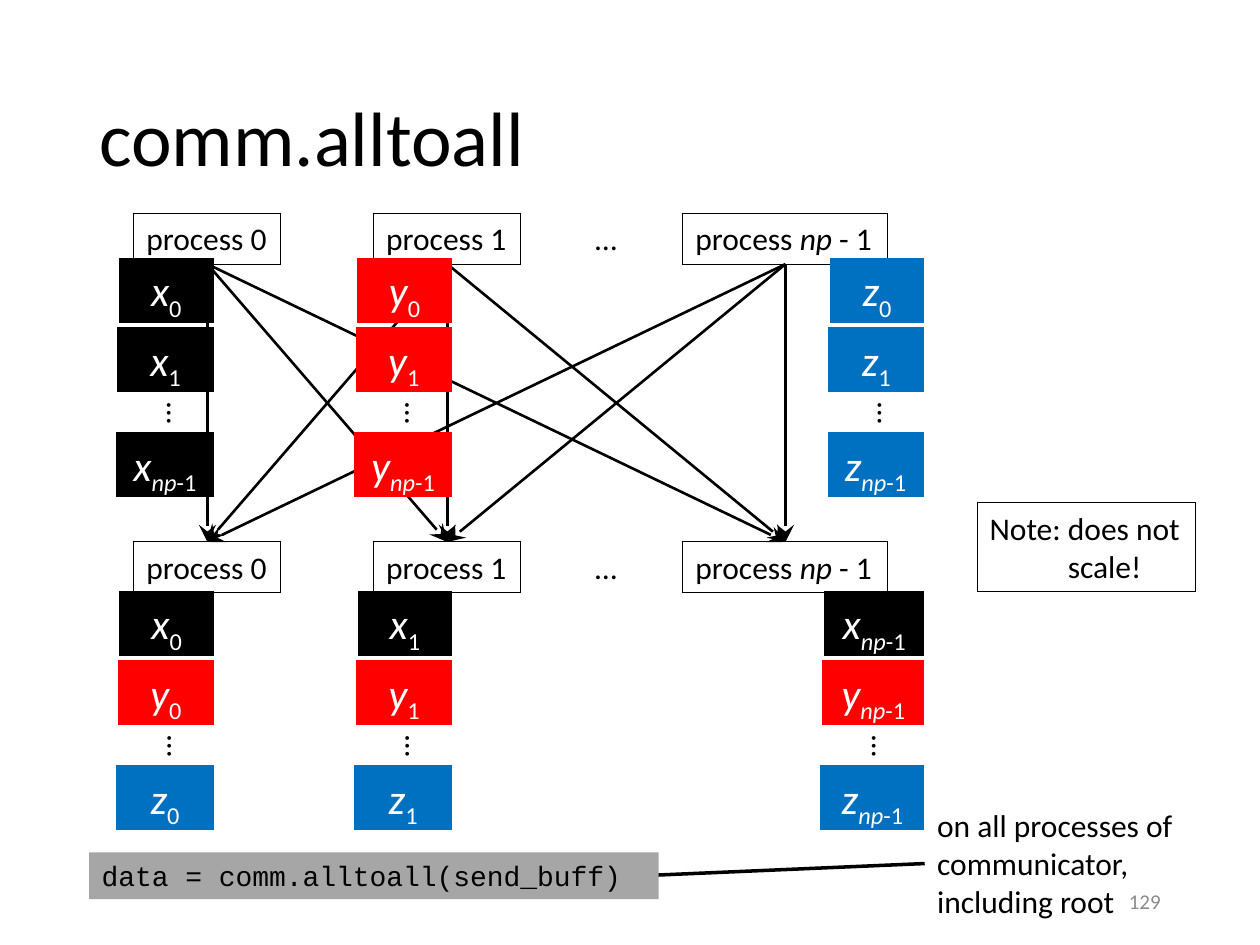
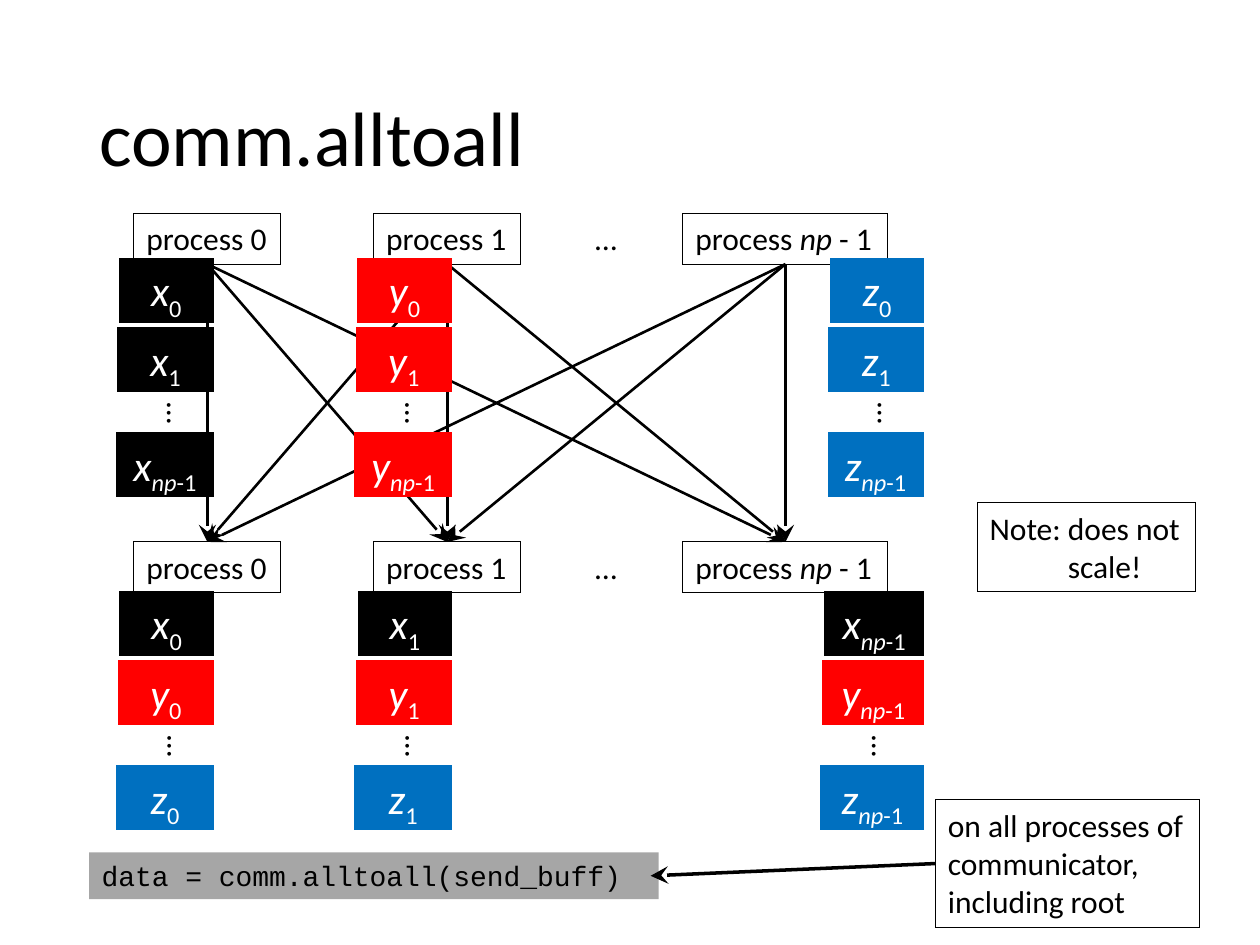
Before and after one commit to gjbex/training-material, a slide deck: slide 129 of Python/python_hpc.pptx. Drawn at 1260x945 pixels with LibreOffice and Linux fonts; fonts in the diff are those of the drawing. Boxes give left, top, right and bottom in pixels: in the first picture for what was removed or moved away, otherwise in the second. Text is boxed around its words. In the diff, an @@ line names an element or a change of style, - is before the commit and + after.

```diff
--- a/Python/python_hpc.pptx
+++ b/Python/python_hpc.pptx
@@ rectangle "on all processes of communicator, ...": place and size @@
-rectangle "on all processes of communicator, ..." at [937,815,1172,919]
+rectangle "on all processes of communicator, ..." at [935,800,1198,927]
@@ rectangle "on all processes of communicator, ..." at [935,800,1198,927]: fill none to #FFFFFF; outline none to #000000 0.75 pt @@
@@ arrow moved from (925, 863) - (640, 876) to (935, 863) - (650, 876) @@
@@ page number removed at [1129,895,1161,909] @@
-129
```
Also in this commit, not shown: 20 other slides changed.
